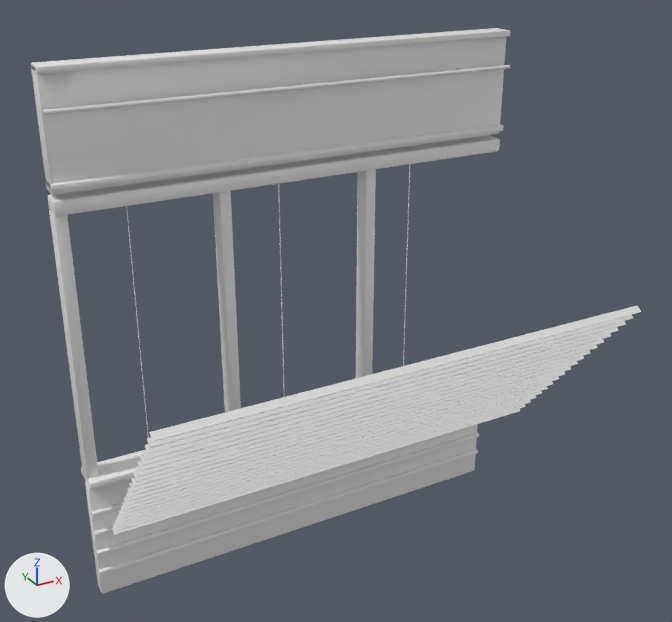
The glTF model wings/noir/models/diner_front.glb as it was, and as the next commit left it.
One viewpoint serves both versions: a 50 mm camera at (-3.32, -6.75, 5.51) aimed at (-0.04, -0.79, 2.53). Every picture has the same lights, and +X, +Y and +Z are marked at lower left. The older version comes first. Vertices at exactly the same position are counted once.

The older version as bpy lines, for what is in view:
```python
me_diner_front = bpy.data.meshes.new('diner_front')
me_diner_front.from_pydata(...)  # 952 vertices, 1732 faces; spans x -2.0..2.0, y -2.05..0.1, z 0.0..4.51
# faces by material slot: [108, 1224, 240, 36, 108, 16]
me_diner_front.materials.append(mat_steel)  # white #e7e7e7
me_diner_front.materials.append(mat_chrome)  # white #e7e7e7
me_diner_front.materials.append(mat_shirt)  # white #e7e7e7
me_diner_front.materials.append(mat_black)  # white #e7e7e7
me_diner_front.materials.append(mat_paint)  # white #e7e7e7
me_diner_front.materials.append(mat_neon_red)  # white #e7e7e7
ob_diner_front = bpy.data.objects.new('diner_front', me_diner_front)
ob_diner_front.location = (0.0, 0.0, 0.0)
```
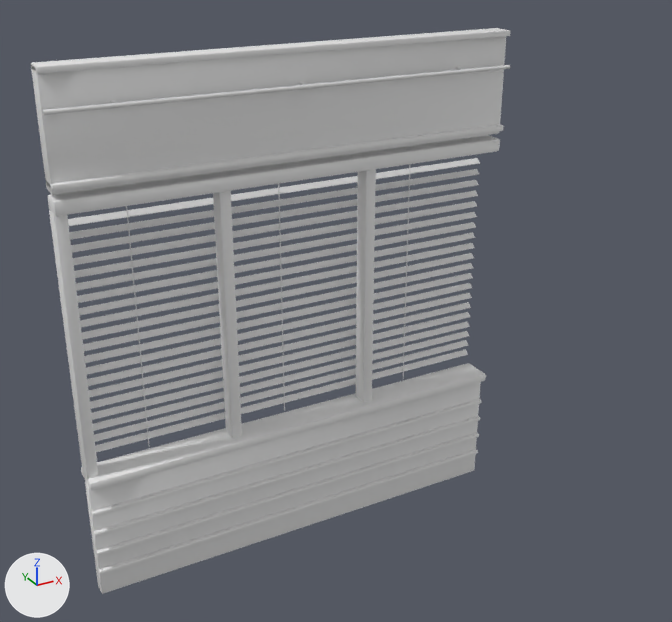
Boxes (x1, y1, x2, y2) around the edits, measured in the pictures (672 x 622 px; the box of a moved part takes in the faces that stretch with it):
'diner_front', reshaped (21% narrower)
    before: (31, 28, 641, 594)
    after: (31, 28, 510, 594)
part 1 of me_diner_front, moved or reshaped
    before: (112, 409, 520, 535)
    after: (95, 349, 468, 452)
part 2 of me_diner_front, moved or reshaped
    before: (114, 404, 526, 531)
    after: (78, 340, 468, 442)
part 3 of me_diner_front, moved or reshaped
    before: (115, 400, 531, 527)
    after: (93, 331, 469, 431)
part 4 of me_diner_front, moved or reshaped
    before: (117, 396, 536, 523)
    after: (75, 322, 470, 420)
part 5 of me_diner_front, moved or reshaped
    before: (118, 391, 542, 519)
    after: (90, 312, 470, 409)
part 6 of me_diner_front, moved or reshaped
    before: (120, 386, 548, 515)
    after: (72, 302, 471, 398)
part 7 of me_diner_front, moved or reshaped
    before: (122, 382, 553, 511)
    after: (87, 293, 472, 386)
part 8 of me_diner_front, moved or reshaped
    before: (124, 377, 559, 506)
    after: (69, 283, 472, 375)
part 9 of me_diner_front, moved or reshaped
    before: (125, 372, 565, 501)
    after: (84, 273, 473, 363)
part 10 of me_diner_front, moved or reshaped
    before: (127, 367, 571, 497)
    after: (66, 263, 473, 351)
part 11 of me_diner_front, moved or reshaped
    before: (129, 361, 578, 492)
    after: (65, 253, 474, 340)
part 12 of me_diner_front, moved or reshaped
    before: (131, 356, 584, 487)
    after: (63, 243, 475, 328)
part 13 of me_diner_front, moved or reshaped
    before: (133, 350, 591, 482)
    after: (79, 232, 475, 315)
part 14 of me_diner_front, moved or reshaped
    before: (135, 345, 598, 477)
    after: (60, 222, 476, 303)
part 15 of me_diner_front, moved or reshaped
    before: (138, 339, 604, 471)
    after: (76, 212, 477, 291)
part 16 of me_diner_front, moved or reshaped
    before: (140, 333, 611, 465)
    after: (57, 201, 477, 278)
part 17 of me_diner_front, moved or reshaped
    before: (142, 327, 619, 460)
    after: (55, 190, 478, 266)
part 18 of me_diner_front, moved or reshaped
    before: (145, 321, 626, 454)
    after: (71, 180, 479, 253)
part 19 of me_diner_front, moved or reshaped
    before: (147, 315, 633, 448)
    after: (52, 169, 479, 240)
part 20 of me_diner_front, moved or reshaped
    before: (149, 305, 641, 442)
    after: (50, 158, 480, 226)

Diff of the bpy script that builds the scene:
```diff
--- a/wings/noir/models/diner_front.glb.py
+++ b/wings/noir/models/diner_front.glb.py
@@ me_diner_front @@
 # used by ob_diner_front; location = (0.0, 0.0, 0.0)
-me_diner_front.from_pydata(...)  # 952 vertices, 1732 faces; spans x -2.0..2.0, y -2.05..0.1, z 0.0..4.51
+me_diner_front.from_pydata(...)  # 952 vertices, 1732 faces; spans x -2.0..2.0, y -0.22..0.15, z 0.0..4.51
+# me_diner_front part 1: the loose piece of 8 vertices spanning x -1.98..1.98, y -0.77..-0.72, z 1.05..1.1 is moved by (0.0, 0.86, 0.23)
+# me_diner_front part 2: the loose piece of 8 vertices spanning x -1.98..1.98, y -0.84..-0.79, z 1.13..1.18 is moved by (0.0, 0.93, 0.25)
+# me_diner_front part 3: the loose piece of 8 vertices spanning x -1.98..1.98, y -0.9..-0.85, z 1.21..1.26 is moved by (0.0, 1.0, 0.28)
+# me_diner_front part 4: the loose piece of 8 vertices spanning x -1.98..1.98, y -0.97..-0.92, z 1.29..1.34 is moved by (0.0, 1.07, 0.3)
+# me_diner_front part 5: the loose piece of 8 vertices spanning x -1.98..1.98, y -1.04..-0.99, z 1.37..1.42 is moved by (0.0, 1.13, 0.33)
+# me_diner_front part 6: the loose piece of 8 vertices spanning x -1.98..1.98, y -1.11..-1.06, z 1.45..1.5 is moved by (0.0, 1.2, 0.35)
+# me_diner_front part 7: the loose piece of 8 vertices spanning x -1.98..1.98, y -1.17..-1.12, z 1.53..1.58 is moved by (0.0, 1.27, 0.37)
+# me_diner_front part 8: the loose piece of 8 vertices spanning x -1.98..1.98, y -1.24..-1.19, z 1.61..1.66 is moved by (0.0, 1.34, 0.4)
+# me_diner_front part 9: the loose piece of 8 vertices spanning x -1.98..1.98, y -1.31..-1.26, z 1.69..1.74 is moved by (0.0, 1.4, 0.42)
+# me_diner_front part 10: the loose piece of 8 vertices spanning x -1.98..1.98, y -1.38..-1.33, z 1.77..1.82 is moved by (0.0, 1.47, 0.45)
+# me_diner_front part 11: the loose piece of 8 vertices spanning x -1.98..1.98, y -1.44..-1.39, z 1.85..1.9 is moved by (0.0, 1.54, 0.47)
+# me_diner_front part 12: the loose piece of 8 vertices spanning x -1.98..1.98, y -1.51..-1.46, z 1.94..1.98 is moved by (0.0, 1.61, 0.5)
+# me_diner_front part 13: the loose piece of 8 vertices spanning x -1.98..1.98, y -1.58..-1.53, z 2.02..2.06 is moved by (0.0, 1.67, 0.52)
+# me_diner_front part 14: the loose piece of 8 vertices spanning x -1.98..1.98, y -1.65..-1.6, z 2.1..2.14 is moved by (0.0, 1.74, 0.55)
+# me_diner_front part 15: the loose piece of 8 vertices spanning x -1.98..1.98, y -1.71..-1.66, z 2.18..2.22 is moved by (0.0, 1.81, 0.57)
+# me_diner_front part 16: the loose piece of 8 vertices spanning x -1.98..1.98, y -1.78..-1.73, z 2.26..2.3 is moved by (0.0, 1.88, 0.6)
+# me_diner_front part 17: the loose piece of 8 vertices spanning x -1.98..1.98, y -1.85..-1.8, z 2.34..2.38 is moved by (0.0, 1.94, 0.62)
+# me_diner_front part 18: the loose piece of 8 vertices spanning x -1.98..1.98, y -1.92..-1.87, z 2.42..2.46 is moved by (0.0, 2.01, 0.64)
+# me_diner_front part 19: the loose piece of 8 vertices spanning x -1.98..1.98, y -1.98..-1.93, z 2.5..2.54 is moved by (0.0, 2.08, 0.67)
+# me_diner_front part 20: the loose piece of 8 vertices spanning x -1.98..1.98, y -2.05..-2.0, z 2.58..2.62 is moved by (0.0, 2.15, 0.69)
 me_diner_front.materials.append(mat_steel)
```
